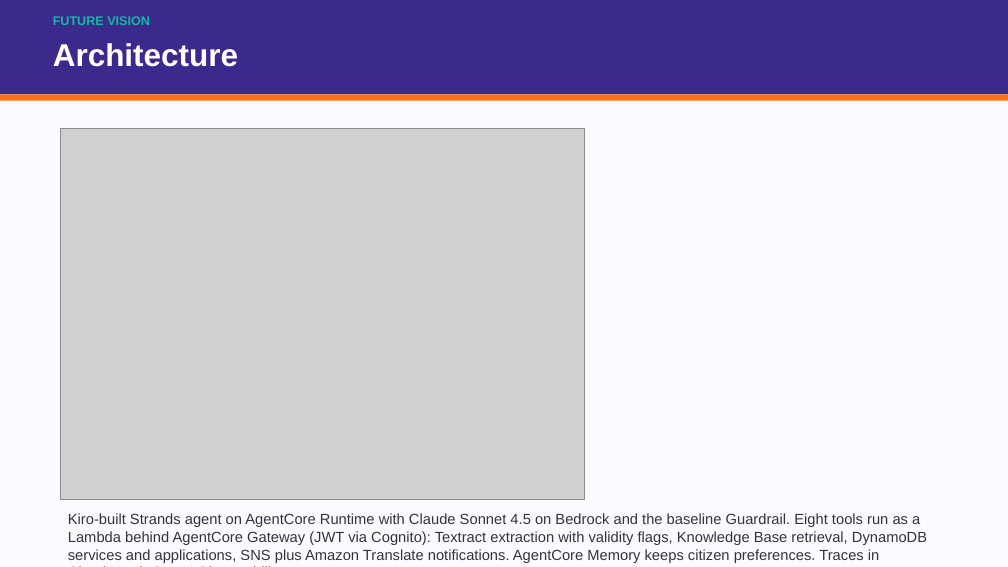
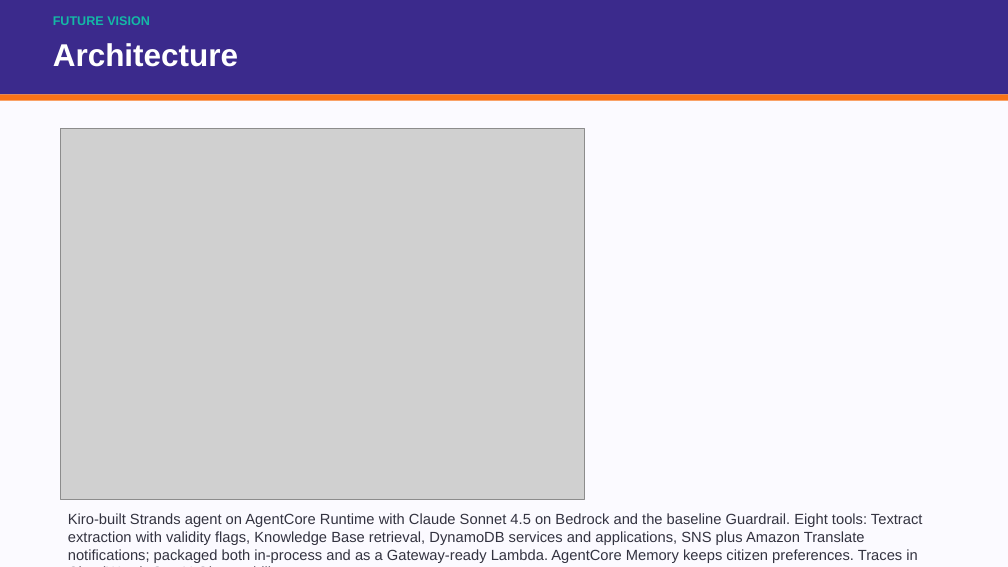
Before and after one commit to mimol91/aws-summer-2026, a slide deck: slide 5 of deliverables/demo.pptx. Drawn at 1008x567 pixels with LibreOffice and Linux fonts; fonts in the diff are those of the drawing; grey boxes stand for pictures. Boxes give left, top, right and bottom in pixels: in the first picture for what was removed or moved away, otherwise in the second. Text is boxed around its words. In the diff, an @@ line names an element or a change of style, - is before the commit and + after.

```diff
--- a/deliverables/demo.pptx
+++ b/deliverables/demo.pptx
@@ text at bbox=[68, 513, 923, 563]: text changed @@
-Kiro-built Strands agent on AgentCore Runtime with Claude Sonnet 4.5 on Bedrock and the baseline Guardrail. Eight tools run as a Lambda behind AgentCore Gateway (JWT via Cognito): Textract extraction with validity flags, Knowledge Base retrieval, DynamoDB services and applications, SNS plus Amazon Translate notifications. AgentCore Memory keeps citizen preferences. Traces in CloudWatch GenAI Observability.
+Kiro-built Strands agent on AgentCore Runtime with Claude Sonnet 4.5 on Bedrock and the baseline Guardrail. Eight tools: Textract extraction with validity flags, Knowledge Base retrieval, DynamoDB services and applications, SNS plus Amazon Translate notifications; packaged both in-process and as a Gateway-ready Lambda. AgentCore Memory keeps citizen preferences. Traces in CloudWatch GenAI Observability.
```
Also in this commit, not shown: 1 other slide changed, 11 other files.
